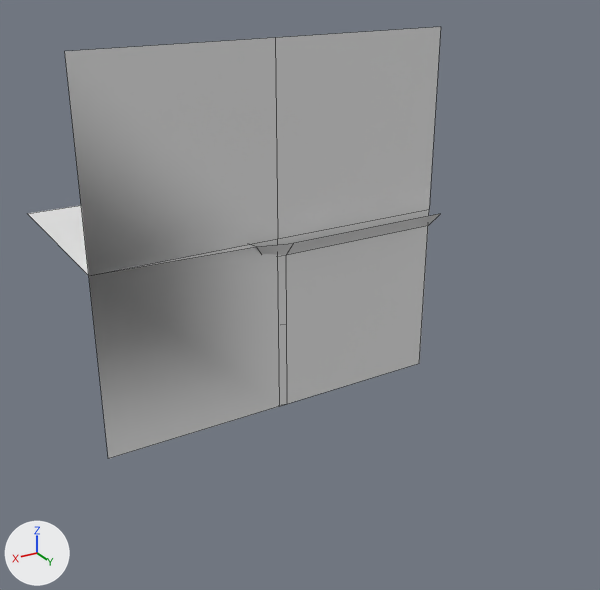
Before and after pictures for a commit that changed the OBJ model assets/tiles/cliff_1110-1100.obj.
The view is the same before and after, from a 50 mm lens placed at (2.0, 3.65, 1.43), pointed at (-0.08, 0.2, -0.3). Arrows for +X, +Y and +Z are at lower left; the lights stay in place. Mesh edges are drawn as thin lines. Where no turn or scale is listed for an object, it has been applied to the vertices. Vertices at the same position are counted once.

Objects in the first picture: 'cliff_1110-1100_Cube.024'.
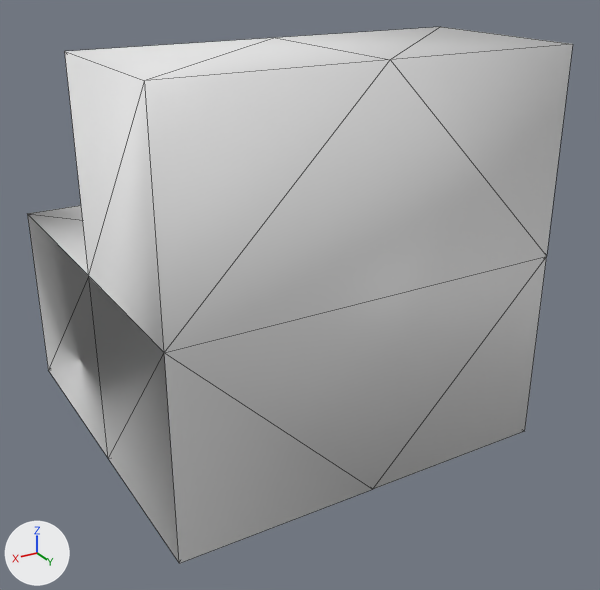
The newer file is also turned or shifted as a whole; pictures and numbers use the older file's frame.

What the commit changed:
me_cliff_1110_1100_cube_024 is used by ob_cliff_1110_1100_cube_024; location (0.0, 0.0, 0.0).
me_cliff_1110_1100_cube_024 had 28 vertices, 15 faces and spanned x -1.0..1.0, y -1.0..0.2, z -1.0..1.0.
me_cliff_1110_1100_cube_024 now has 34 vertices, 60 faces, 1 loose edge and spans x -1.0..1.0, y -1.0..1.0, z -1.0..1.0.
Part 1, on me_cliff_1110_1100_cube_024:
4 vertices are removed from x -1.0..0.15, y 0.1..0.2, z -1.0..0.0.
15 faces are deleted.
3 vertices are added at (0.15, 0.1, 0.0), (1.0, -1.0, -1.0), (0.0, 1.0, -1.0).
7 new vertices lie (0.0, 0.9, 0.0) away from vertices in x -1.0..1.0, y 0.1, z -1.0..1.0.
1 loose edge is added.
60 new faces join them.

Pixel boxes (x1, y1, x2, y2) of what changed, in the pictures (600 x 590 px):
'cliff_1110-1100_Cube.024', reshaped (32% wider, 24% taller)
    before: (28, 27, 441, 459)
    after: (28, 27, 573, 564)
